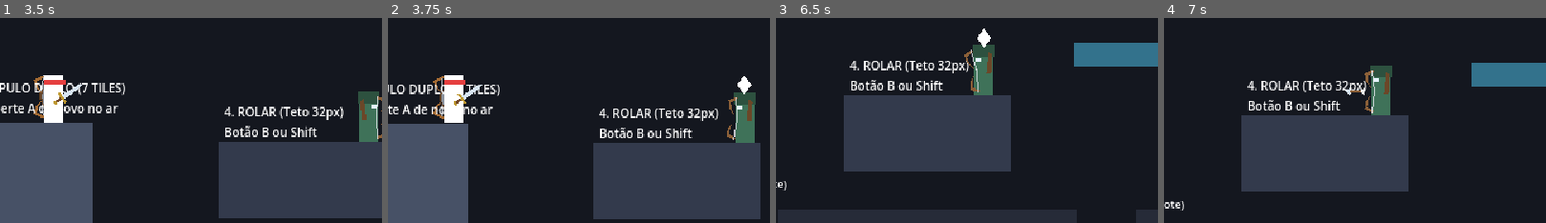
Above: before the commit, frames 1-4 (left to right).
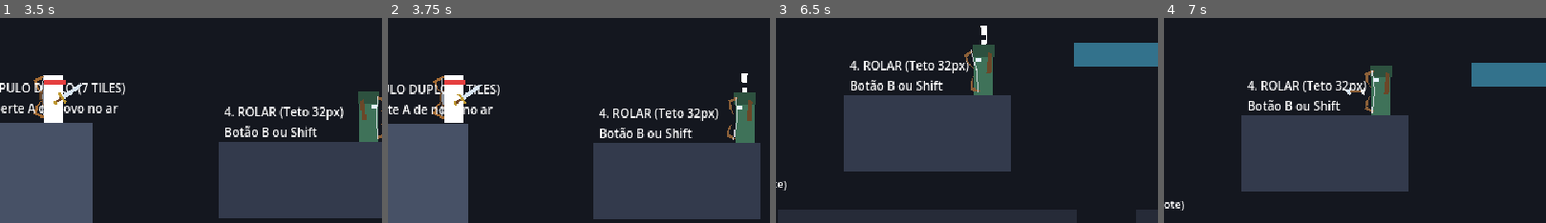
Above: after the commit, the same moments.

Repository: Theadrill/Godot-Roguelike-Prototype
Game: Godot game, scene res://src/world/movement_gym.tscn
The game is run twice, just before and just after one commit, with the same random seed, the same clock (stepped at 60 frames per second) and the same inputs.
Inputs (mouse positions are % of the whole screen's width and height, from its top left):
- Up to frame 1 (3.5 s): tap A (move_left) at 0.5, 1.25, 2 s; move the mouse to (72, 43) at 0.52 s; press the mouse at (72, 43) at 0.53 s; hold D (move_right) 0.53-2.03 s; tap Space (jump) at 0.77, 1.52, 3.02 s; move the mouse to (30, 53) at 1.27 s; release the mouse at (30, 53) at 1.28 s; right-click (30, 53) at 1.35 s; move the mouse to (60, 25) at 2.02 s; hold A (move_left) 2.03-2.78 s; tap Q (heal) at 2.1 s; move the mouse to (45, 69) at 2.77 s; hold D (move_right) from 2.78 s (still down); tap Keypad 2 (look_down) at 2.85 s; click (45, 69) at 2.92 s
- Up to frame 2 (3.75 s): keep holding D (move_right); tap A (move_left) at 3.5 s; move the mouse to (80, 63) at 3.52 s; tap Keypad 4 (look_left) at 3.6 s
- Up to frame 3 (6.5 s): tap Space (jump) at 3.77, 4.52, 6.02 s; tap A (move_left) at 4.25 s; move the mouse to (20, 32) at 4.27 s; release D (move_right) at 4.28 s; hold A (move_left) 4.28-5.03 s; tap Keypad 6 (look_right) at 4.35 s; move the mouse to (55, 48) at 5.02 s; hold D (move_right) 5.03-5.78 s; tap Keypad 8 (look_up) at 5.1 s; click (55, 48) at 5.17 s; move the mouse to (35, 22) at 5.77 s; hold A (move_left) from 5.78 s (still down); tap Shift (roll) at 5.85 s
- Up to frame 4 (7 s): keep holding A (move_left); move the mouse to (72, 43) at 6.52 s; hold 1 (swap_weapon) from 6.53 s (still down); tap Space (jump) at 6.77 s
The pictures show only the part of the screen within x 50-100%, y 17-67%; the shares and areas given below are measured in that part.

Frame 1 is identical in both runs. In frame 2, 0.1% of the frame differs, in the area x 91-96%, y 26-38%; in frame 3, 0.1%, in the area x 52-57%, y 3-15%; in frame 4, nothing differs.

Commit message:
feat(combat): padroniza marcadores dos 3 sinais como exclamacao (branco, amarelo e vermelho)

Diff:
--- a/project.godot
+++ b/project.godot
@@ -21,11 +21,6 @@
 InputSetup="*res://src/core/input_setup.gd"
 CombatFeedback="*res://src/combat/combat_feedback.gd"
 
-[internationalization]
-
-locale/translations=PackedStringArray("res://src/core/localization/translations.en_US.translation", "res://src/core/localization/translations.pt_BR.translation")
-locale/fallback="pt_BR"
-
 [display]
 
 window/size/viewport_width=640
@@ -33,6 +28,11 @@
 window/size/window_width_override=1280
 window/size/window_height_override=720
 window/stretch/mode="viewport"
+
+[internationalization]
+
+locale/translations=PackedStringArray("res://src/core/localization/translations.en_US.translation", "res://src/core/localization/translations.pt_BR.translation")
+locale/fallback="pt_BR"
 
 [layer_names]
 
--- a/src/entities/enemies/melee/soldier/soldier.tscn
+++ b/src/entities/enemies/melee/soldier/soldier.tscn
@@ -66,12 +66,12 @@
 
 [node name="WhiteMark" type="Polygon2D" parent="Visual/TelegraphMark" unique_id=109443741]
 visible = false
-polygon = PackedVector2Array(0, -8, 6, 0, 0, 8, -6, 0)
+polygon = PackedVector2Array(-3, -10, 3, -10, 2, -2, -2, -2, -2, 2, 2, 2, 2, 6, -2, 6)
 
 [node name="YellowMark" type="Polygon2D" parent="Visual/TelegraphMark" unique_id=1342329887]
 visible = false
 color = Color(1, 0.85, 0.15, 1)
-polygon = PackedVector2Array(0, -8, 6, 0, 0, 8, -6, 0)
+polygon = PackedVector2Array(-3, -10, 3, -10, 2, -2, -2, -2, -2, 2, 2, 2, 2, 6, -2, 6)
 
 [node name="RedMark" type="Polygon2D" parent="Visual/TelegraphMark" unique_id=1426726430]
 visible = false
--- a/src/entities/enemies/ranged/archer/archer.tscn
+++ b/src/entities/enemies/ranged/archer/archer.tscn
@@ -70,12 +70,12 @@
 
 [node name="WhiteMark" type="Polygon2D" parent="Visual/TelegraphMark" unique_id=1750447507]
 visible = false
-polygon = PackedVector2Array(0, -8, 6, 0, 0, 8, -6, 0)
+polygon = PackedVector2Array(-3, -10, 3, -10, 2, -2, -2, -2, -2, 2, 2, 2, 2, 6, -2, 6)
 
 [node name="YellowMark" type="Polygon2D" parent="Visual/TelegraphMark" unique_id=443970261]
 visible = false
 color = Color(1, 0.85, 0.15, 1)
-polygon = PackedVector2Array(0, -8, 6, 0, 0, 8, -6, 0)
+polygon = PackedVector2Array(-3, -10, 3, -10, 2, -2, -2, -2, -2, 2, 2, 2, 2, 6, -2, 6)
 
 [node name="RedMark" type="Polygon2D" parent="Visual/TelegraphMark" unique_id=29915603]
 visible = false
Not shown, added: src/entities/player/states/heal_state.gd.uid
